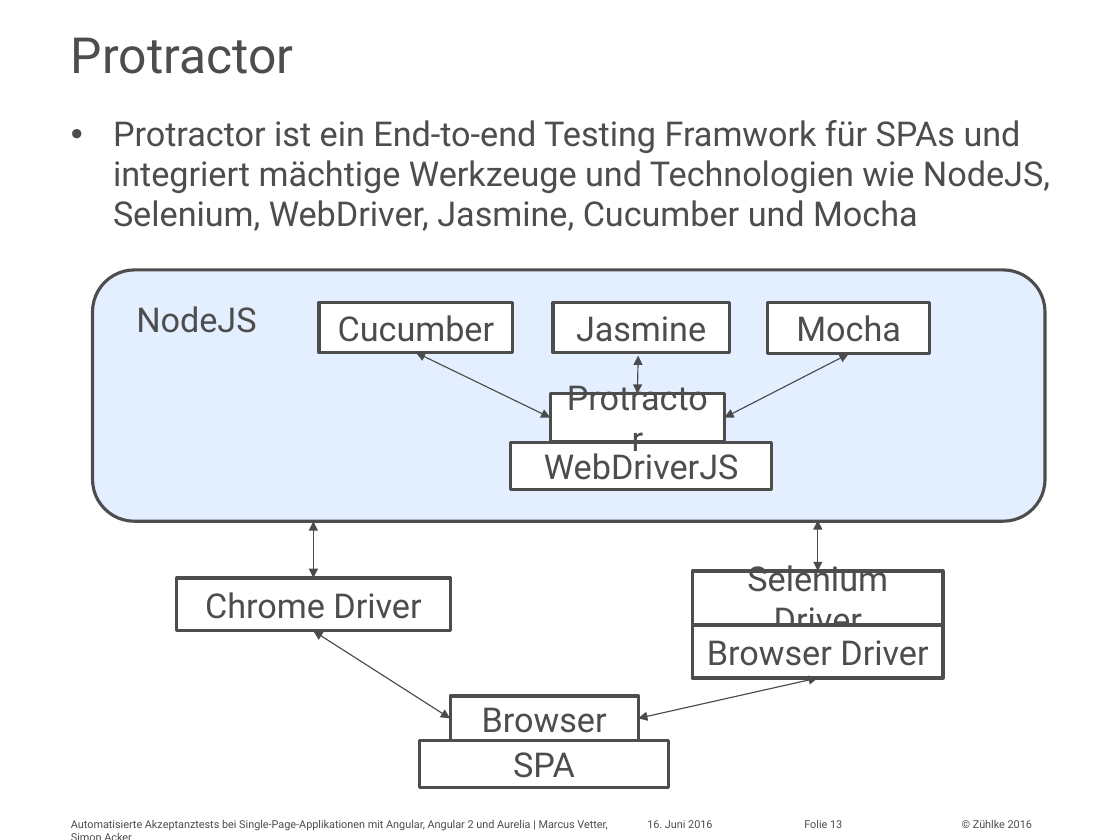
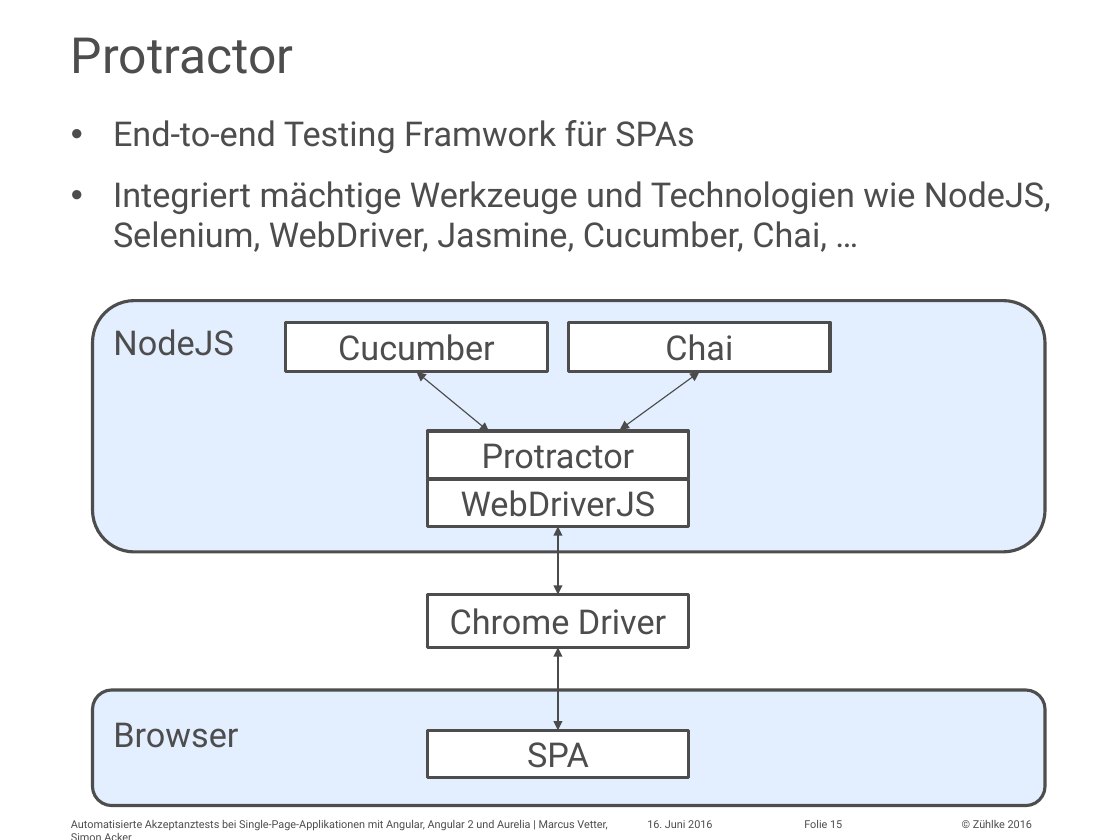
Before and after one commit to marcusvetter/yoda-chat, a slide deck: slide 15 of Vortrag_KE2016_MAVE_SIA.pptx (slide 13 before the commit). Drawn at 1120x840 pixels with LibreOffice and Linux fonts; fonts in the diff are those of the drawing. Boxes give left, top, right and bottom in pixels: in the first picture for what was removed or moved away, otherwise in the second. Text is boxed around its words. In the diff, an @@ line names an element or a change of style, - is before the commit and + after.

Commit message:
Finalized slides and improved e2e tests (esp. cucumber steps)

```diff
--- a/Vortrag_KE2016_MAVE_SIA.pptx
+++ b/Vortrag_KE2016_MAVE_SIA.pptx
@@ text at [113,120,1051,252]: text changed @@
-• Protractor ist ein End-to-end Testing Framwork für SPAs und integriert mächtige Werkzeuge und Technologien wie NodeJS, Selenium, WebDriver, Jasmine, Cucumber und Mocha
+• End-to-end Testing Framwork für SPAs
+• Integriert mächtige Werkzeuge und Technologien wie NodeJS, Selenium, WebDriver, Jasmine, Cucumber, Chai, …
@@ rounded rectangle: place and size @@
-rounded rectangle at [93,270,1045,521]
+rounded rectangle at [93,300,1045,551]
@@ text "NodeJS": place and size @@
-text "NodeJS" at [136,306,256,333]
+text "NodeJS" at [113,329,233,356]
@@ rectangle "Cucumber": place and size @@
-rectangle "Cucumber" at [319,302,513,352]
+rectangle "Cucumber" at [286,323,547,372]
@@ rectangle "Chai": place and size @@
-rectangle "Chai" at [553,302,729,352]
+rectangle "Chai" at [569,323,830,372]
@@ rectangle removed at [767,302,930,354] @@
-Mocha
@@ text in rectangle at [665,334,733,361]: text changed @@
-Jasmine
+Chai
@@ double arrow moved from (416, 353) - (550, 418) to (417, 372) - (489, 432) @@
@@ double arrow moved from (849, 354) - (725, 418) to (700, 372) - (619, 430) @@
@@ rectangle "Protractor": place and size @@
-rectangle "Protractor" at [550,394,724,442]
+rectangle "Protractor" at [428,431,689,479]
@@ rectangle "WebDriverJS": place and size @@
-rectangle "WebDriverJS" at [511,442,772,489]
+rectangle "WebDriverJS" at [428,479,689,526]
@@ double arrow removed from (314, 521) to (314, 578) @@
@@ double arrow moved from (638, 356) - (637, 394) to (558, 526) - (558, 595) @@
@@ double arrow removed from (818, 521) to (818, 571) @@
@@ rectangle "Chrome Driver": place and size @@
-rectangle "Chrome Driver" at [177,578,450,631]
+rectangle "Chrome Driver" at [428,595,689,647]
@@ rectangle removed at [692,571,943,625] @@
-Selenium Driver
@@ rectangle removed at [692,625,943,678] @@
-Browser Driver
@@ double arrow removed from (314, 631) to (450, 718) @@
@@ double arrow added from (558, 647) to (558, 730), #4B4B4B 0.75 pt @@
@@ double arrow removed from (818, 678) to (638, 718) @@
@@ rounded rectangle added at [93,690,1045,805], fill #E3EFFF, outline #4D4D4D 2 pt @@
@@ text "Browser": place and size @@
-text "Browser" at [450,696,638,740]
+text "Browser" at [113,722,238,748]
@@ text "Browser" at [113,722,238,748]: alignment centre to left; vertical alignment middle to top; fill #FFFFFF to none; outline #4D4D4D 2 pt to none @@
@@ rectangle "SPA": place and size @@
-rectangle "SPA" at [419,740,669,787]
+rectangle "SPA" at [428,730,689,777]
@@ page number at [804,820,842,828]: text changed @@
-Folie 13
+Folie 15
```
Also in this commit, not shown: 13 other slides changed, 6 slides added, 3 slides removed, 9 other files.
